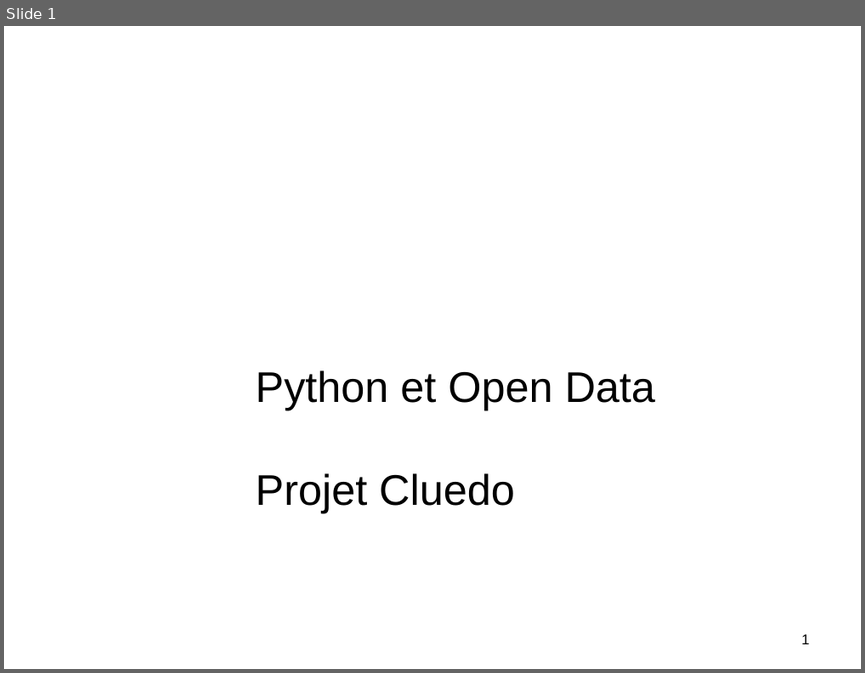
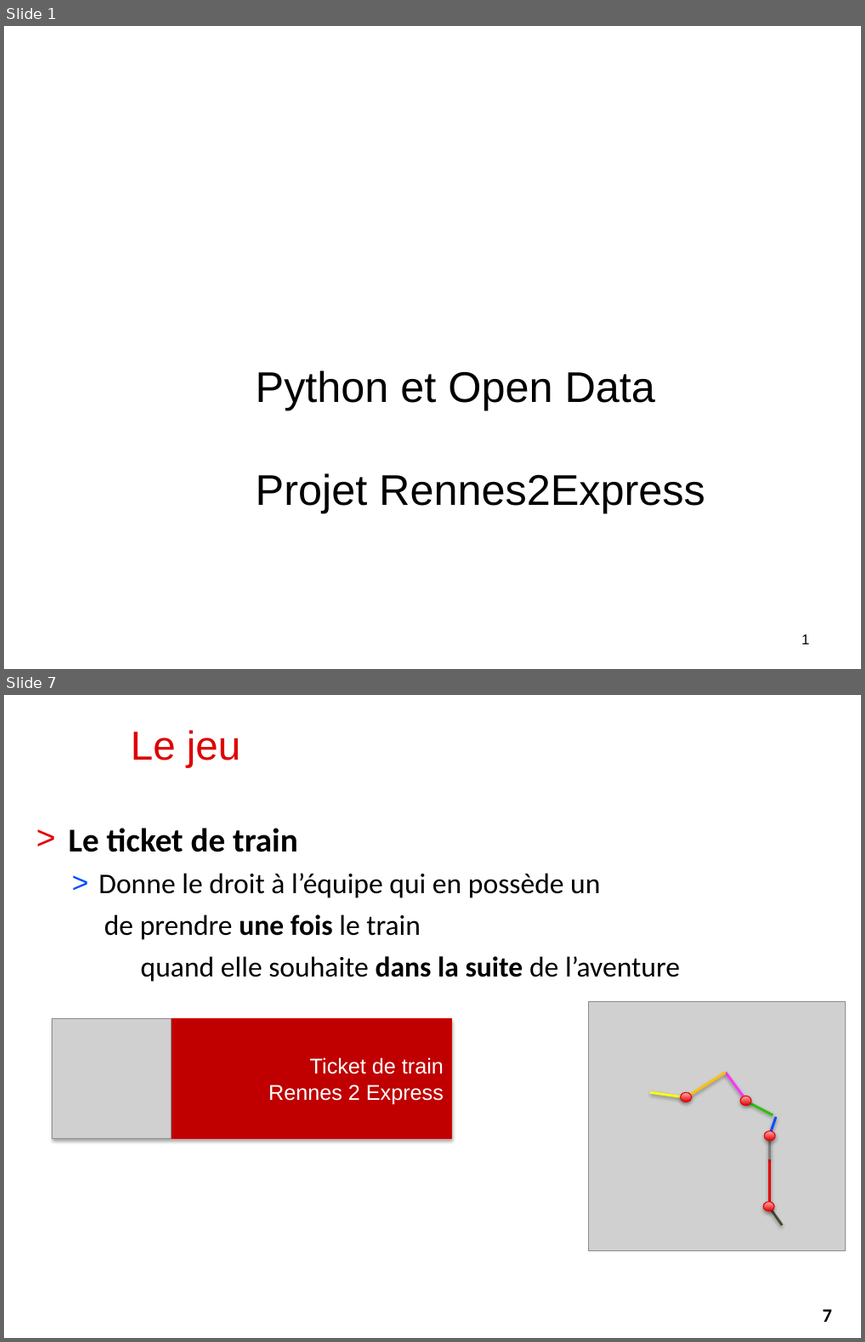
Before and after one commit to alemaitr/python_opendata_l2, a slide deck: pres_projet.pptx. Shown one above the other, each under a label of ours: slide 1 before the commit, slides 1 and 7 after it; the slides between them are not shown. The pictures are 865x673 and 865x1342 pixels, drawn with LibreOffice and Linux fonts; fonts in the diff are those of the drawing; grey boxes stand for pictures; background and template pictures are left out. Boxes give left, top, right and bottom in pixels: in the first picture for what was removed or moved away, otherwise in the second. Text is boxed around its words. In the diff, an @@ line names an element or a change of style, - is before the commit and + after.

Commit message:
Mise à jour présentation Rennes 2 Express

```diff
--- a/pres_projet.pptx
+++ b/pres_projet.pptx
@@ slide 7 added at bbox=[4, 695, 861, 1338], background #FFFFFF @@
@@ title added at bbox=[131, 730, 240, 768], 34 pt, text #DE0000 @@
+Le jeu
@@ text added at bbox=[69, 828, 680, 981], 24 pt, text #000000 @@
+> Le ticket de train
+  > Donne le droit à l’équipe qui en possède un
+  de prendre une fois le train
+  quand elle souhaite dans la suite de l’aventure
@@ picture added at bbox=[52, 1019, 171, 1138] @@
@@ rectangle added at bbox=[52, 1019, 451, 1138], fill #C00000, outline #E10000 0.75 pt, 18 pt, text #FFFFFF @@
+Ticket de train
+Rennes 2 Express
@@ picture added at bbox=[588, 1001, 846, 1250] @@
@@ group added at bbox=[650, 1072, 782, 1225]: 8 lines, 4 ellipses @@
@@ page number added at bbox=[800, 1298, 854, 1332], fill #FFFFFF, outline #FFFFFF 0.75 pt, 16 pt, text #000000, bold @@
+7
@@ slide 1 changed as well @@
@@ title at bbox=[256, 370, 705, 513]: text changed @@
-Python et Open Data
-Projet Cluedo
+Python et Open Data
+Projet Rennes2Express
```
Also in this commit, not shown: 3 other slides changed, 10 other slides added, 7 slides removed, 2 other files.
